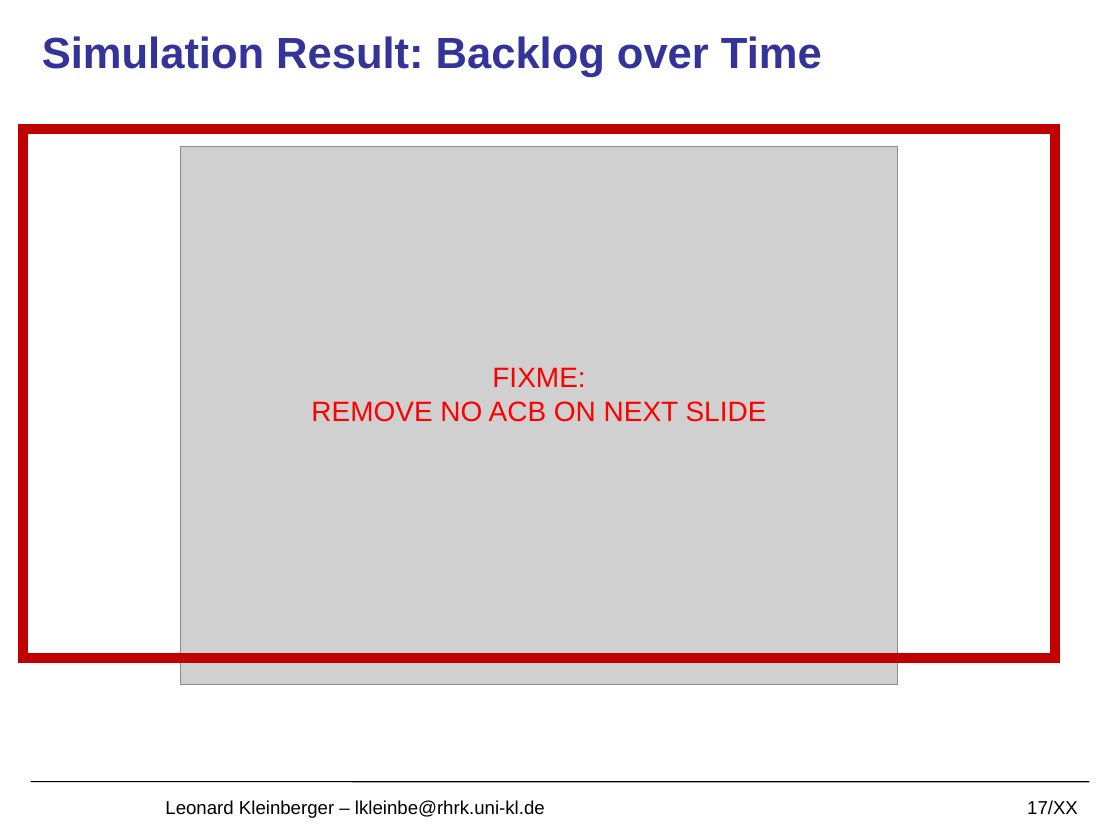
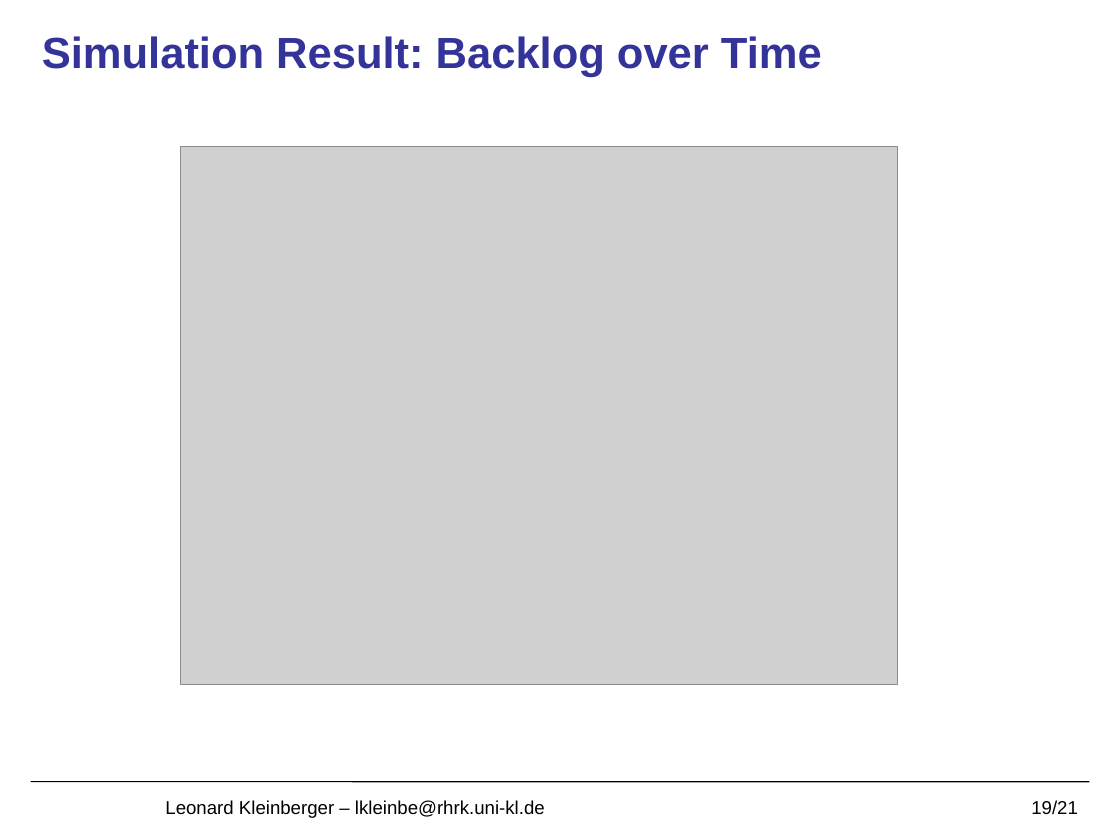
Before and after one commit to lkleinbe/ma_seminar, a slide deck: slide 19 of Presentation/presentation.pptx (slide 17 before the commit). Drawn at 1120x840 pixels with LibreOffice and Linux fonts; fonts in the diff are those of the drawing; grey boxes stand for pictures; background and template pictures are left out. Boxes give left, top, right and bottom in pixels: in the first picture for what was removed or moved away, otherwise in the second. Text is boxed around its words. In the diff, an @@ line names an element or a change of style, - is before the commit and + after.

```diff
--- a/Presentation/presentation.pptx
+++ b/Presentation/presentation.pptx
@@ rectangle removed at (24, 129, 1055, 659) @@
-FIXME:
-REMOVE NO ACB ON NEXT SLIDE
@@ page number at (1031, 800, 1078, 815): text changed @@
-17/XX
+19/21
```
Also in this commit, not shown: 1 other slide changed, 4 slides added, 1 slide removed, 7 other files.
